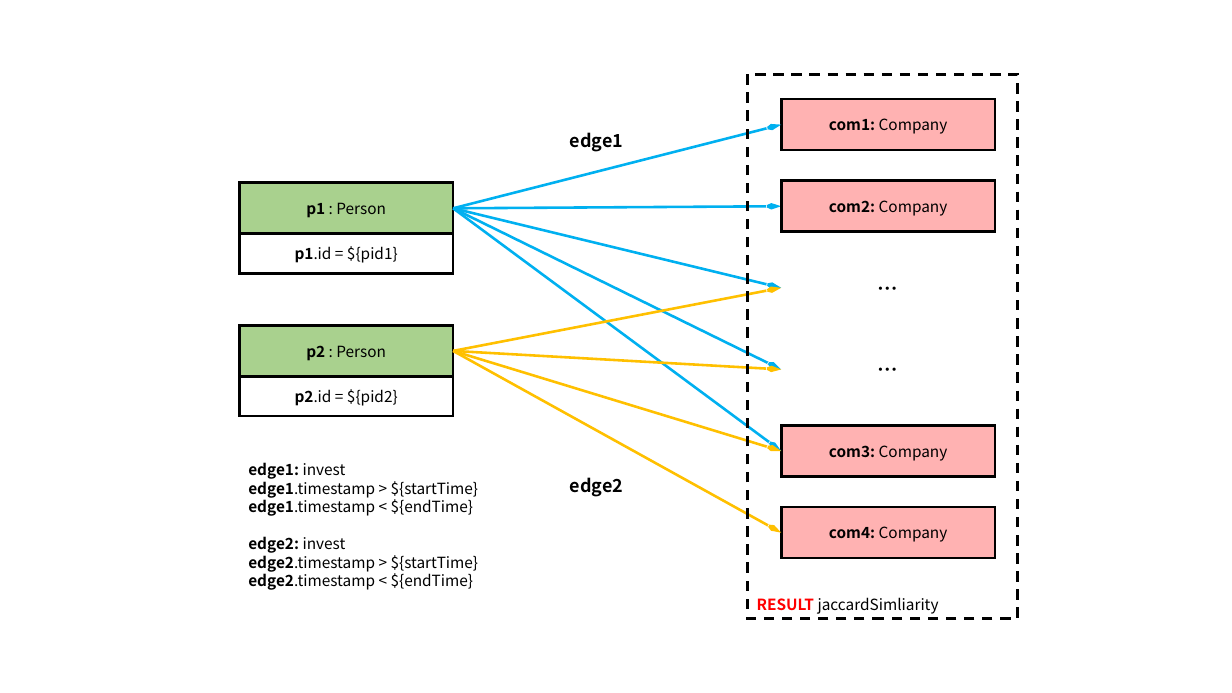
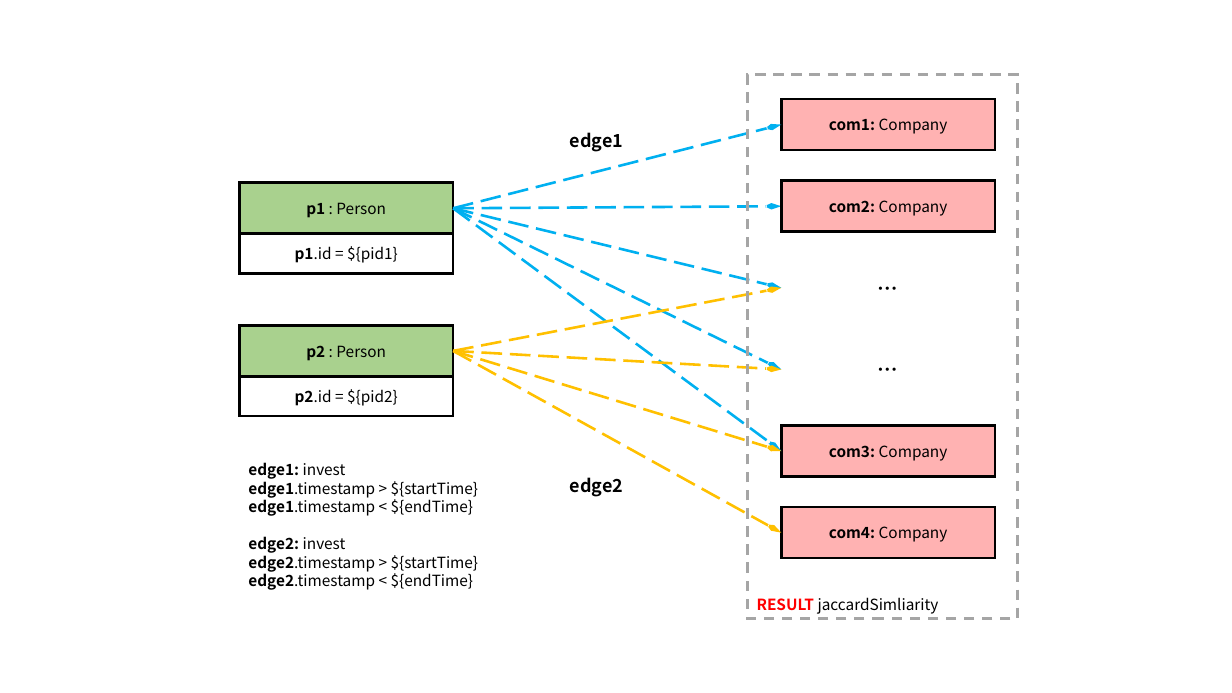
Before and after one commit to ldbc/ldbc_finbench_docs, a slide deck: slide 10 of patterns/transaction-complex-read.pptx. Drawn at 1232x693 pixels with LibreOffice and Linux fonts; fonts in the diff are those of the drawing. Boxes give left, top, right and bottom in pixels: in the first picture for what was removed or moved away, otherwise in the second. Text is boxed around its words. In the diff, an @@ line names an element or a change of style, - is before the commit and + after.

```diff
--- a/patterns/transaction-complex-read.pptx
+++ b/patterns/transaction-complex-read.pptx
@@ rectangle "RESULT jaccardSimliarity" at <box>748,74,1018,618</box>: outline #000000 2 pt dashed to #A5A5A5 2 pt dashed @@
@@ arrow (453, 208) - (782, 125): stroke #00B0F0 2 pt to #00B0F0 2 pt dashed @@
@@ arrow (453, 208) - (782, 206): stroke #00B0F0 2 pt to #00B0F0 2 pt dashed @@
@@ arrow (453, 208) - (782, 288): stroke #00B0F0 2 pt to #00B0F0 2 pt dashed @@
@@ arrow (453, 208) - (782, 370): stroke #00B0F0 2 pt to #00B0F0 2 pt dashed @@
@@ arrow (453, 208) - (782, 451): stroke #00B0F0 2 pt to #00B0F0 2 pt dashed @@
@@ arrow (453, 351) - (782, 288): stroke #FFC000 2 pt to #FFC000 2 pt dashed @@
@@ arrow (453, 351) - (782, 451): stroke #FFC000 2 pt to #FFC000 2 pt dashed @@
@@ arrow (453, 351) - (782, 370): stroke #FFC000 2 pt to #FFC000 2 pt dashed @@
@@ arrow (453, 351) - (782, 533): stroke #FFC000 2 pt to #FFC000 2 pt dashed @@
```
Also in this commit, not shown: 11 other slides changed, 40 other files.
